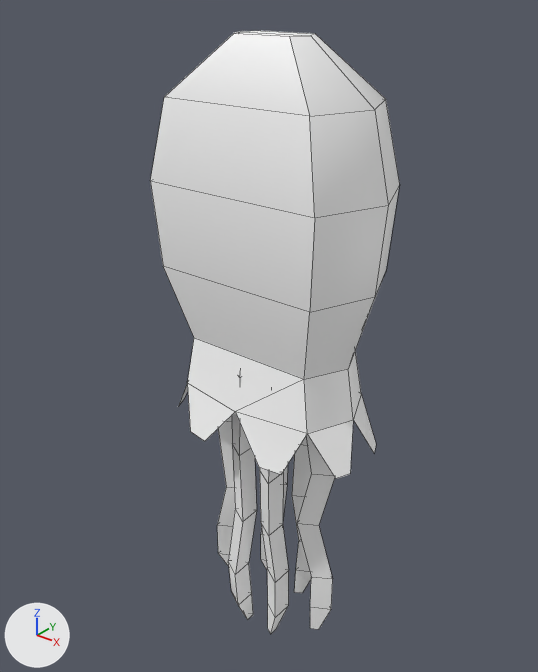
The FBX model Assets/Art/3D/enemy_rig.fbx: old version first, new version second.
One viewpoint serves both versions: a 50 mm lens placed at (0.0885, -0.1121, 0.1473), pointed at (-0.0027, 0.0019, 0.0766). Arrows for +X, +Y and +Z are at lower left; the lights stay in place. Mesh edges are drawn as thin lines. Where no turn or scale is listed for an object, it has been applied to the vertices.
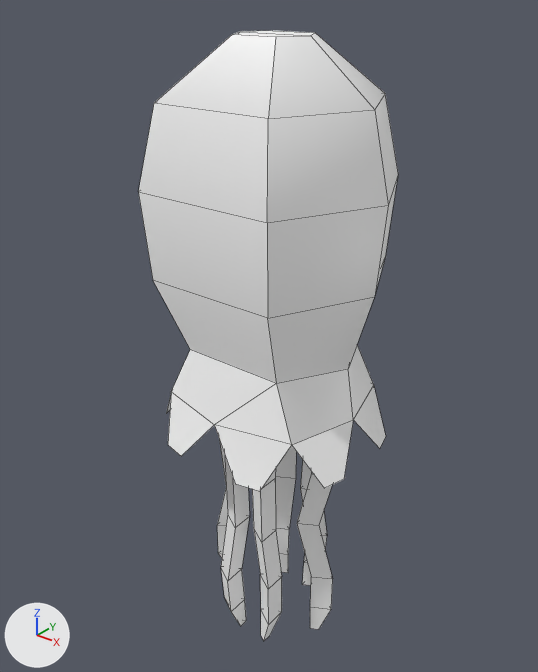
Pixel boxes [x1, y1, x2, y2] of what changed, in the pictures (538 x 672 px; the box of a moved part takes in the faces that stretch with it):
'polySurface38', reshaped: before [150, 31, 400, 634]; after [138, 30, 398, 641]
part 1 of me_mesh, moved or reshaped: before [261, 465, 288, 569]; after [275, 445, 296, 573]
part 2 of me_mesh, moved or reshaped: before [292, 436, 311, 593]; after [300, 461, 327, 585]
part 3 of me_mesh, moved or reshaped: before [228, 374, 257, 620]; after [221, 456, 249, 626]
part 4 of me_mesh, moved or reshaped: before [260, 468, 289, 634]; after [252, 468, 282, 641]
part 5 of me_mesh, moved or reshaped: before [150, 31, 400, 479]; after [138, 30, 398, 491]

The change, as a list of edits to the scene's bpy script:
```text
Change me_mesh:
    used by ob_polysurface38; location = (0.0, 0.0, 0.0)
    remove me_mesh.from_pydata(...)  # 314 vertices, 283 faces; spans x -0.0253..0.0253, y -0.0144..0.0144, z 0.0022..0.1379
    add me_mesh.from_pydata(...)  # 314 vertices, 283 faces; spans x -0.0253..0.0253, y -0.0217..0.0217, z 0.0022..0.1379
    me_mesh part 1: the loose piece of 21 vertices spanning x -0.0074..-0.0014, y 0.0029..0.0122, z 0.0022..0.0745 is moved by (0.0, 0.0035, 0.0)
    me_mesh part 2: the loose piece of 21 vertices spanning x 0.002..0.0083, y 0.0032..0.012, z 0.0022..0.0745 is moved by (0.0, 0.0035, 0.0)
    me_mesh part 3: the loose piece of 21 vertices spanning x -0.0074..-0.0011, y -0.012..-0.0032, z 0.0022..0.0745 is moved by (0.0, -0.0026, 0.0)
    me_mesh part 4: the loose piece of 21 vertices spanning x 0.0023..0.0083, y -0.0122..-0.0029, z 0.0022..0.0745 is moved by (0.0, -0.0026, 0.0)
    me_mesh part 5: 42 of 314 vertices moved; they spanned x -0.0236..0.0236, y -0.0144..0.0144, z 0.0559..0.1379 and now span x -0.0236..0.0236, y -0.0217..0.0217, z 0.0559..0.1379; mean shift (0.0, 0.0, 0.0); largest move (0.0196, -0.014, 0.1111) -> (0.0153, -0.0211, 0.1111)
```
